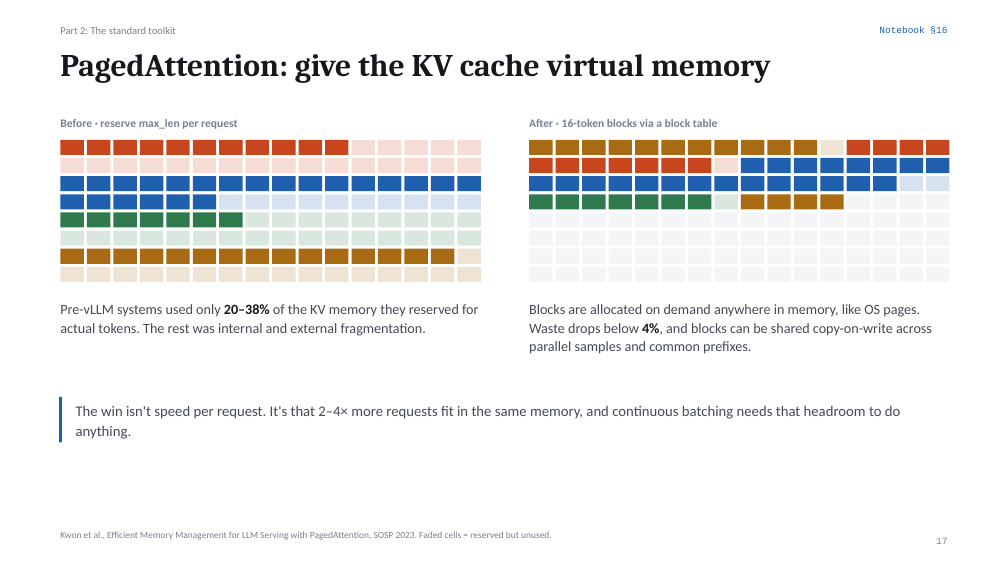
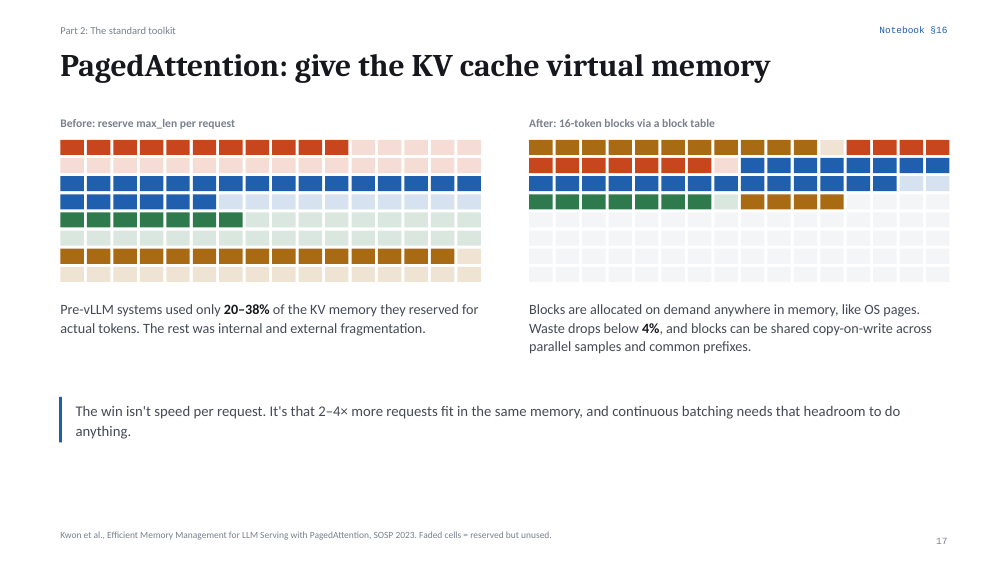
Before and after one commit to nitishkmr005/Inference-Engineering, a slide deck: slide 17 of 02_LLM_Inference_Engineering.pptx. Drawn at 1008x567 pixels with LibreOffice and Linux fonts; fonts in the diff are those of the drawing. Boxes give left, top, right and bottom in pixels: in the first picture for what was removed or moved away, otherwise in the second. Text is boxed around its words. In the diff, an @@ line names an element or a change of style, - is before the commit and + after.

```diff
--- a/02_LLM_Inference_Engineering.pptx
+++ b/02_LLM_Inference_Engineering.pptx
@@ text at (x1=60, y1=119, x2=236, y2=129): text changed @@
-Before · reserve max_len per request
+Before: reserve max_len per request
@@ text at (x1=529, y1=119, x2=714, y2=127): text changed @@
-After · 16-token blocks via a block table
+After: 16-token blocks via a block table
```
Also in this commit, not shown: 38 other slides changed, 1 slide added, 10 other files.
